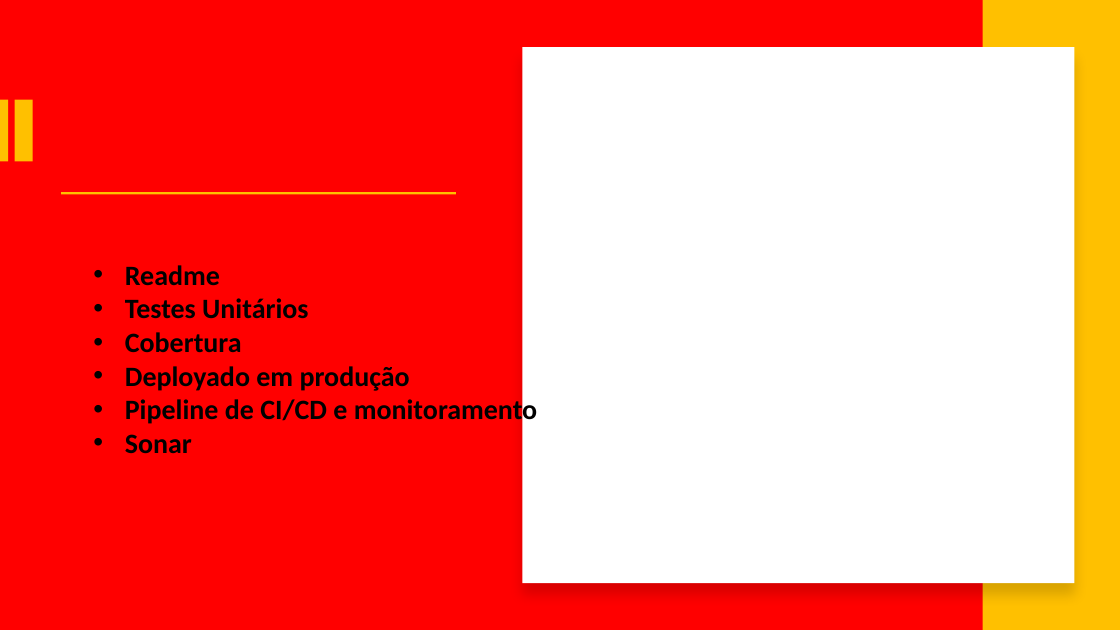
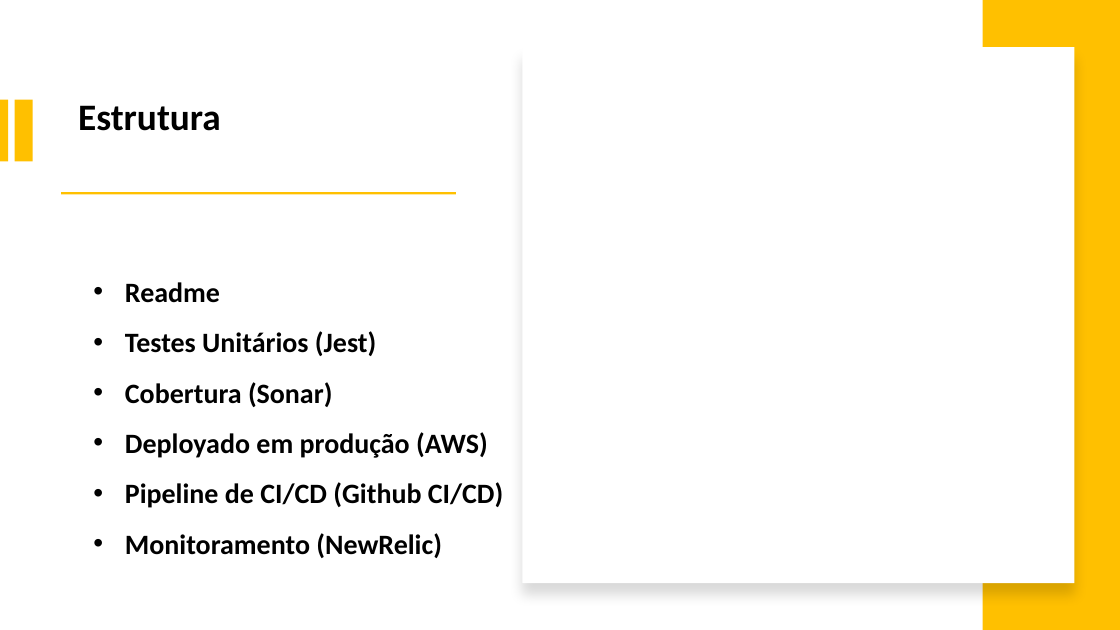
Before and after one commit to israeljmcarvalho/portfolioicarvalho, a slide deck: slide 8 of slides/Slides Portfólio Israel J. M. Carvalho.pptx. Drawn at 1120x630 pixels with LibreOffice and Linux fonts; fonts in the diff are those of the drawing. Boxes give left, top, right and bottom in pixels: in the first picture for what was removed or moved away, otherwise in the second. Text is boxed around its words. In the diff, an @@ line names an element or a change of style, - is before the commit and + after.

```diff
--- a/slides/Slides Portfólio Israel J. M. Carvalho.pptx
+++ b/slides/Slides Portfólio Israel J. M. Carvalho.pptx
@@ background #FF0000 to #FFFFFF @@
@@ text added at <box>78,105,221,131</box>, 32 pt, text #000000, bold @@
+Estrutura
@@ text at <box>125,282,220,303</box>: line spacing 1 to 1.5 @@
@@ text at <box>125,331,503,558</box>: text changed @@
-    • Testes Unitários
-    • Cobertura
-    • Deployado em produção
-    • Pipeline de CI/CD e monitoramento
-    • Sonar
+    • Testes Unitários (Jest)
+    • Cobertura (Sonar)
+    • Deployado em produção (AWS)
+    • Pipeline de CI/CD (Github CI/CD)
+    • Monitoramento (NewRelic)
```
Also in this commit, not shown: 2 other slides changed, 1 slide removed, 2 other files.
